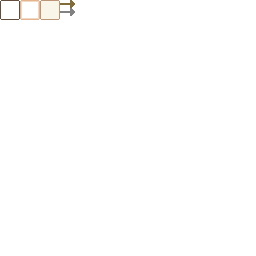
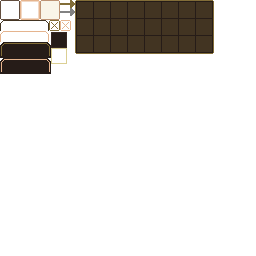
Before/after of a 256x256 layered artwork. What changed in the layer stack:
painted on "ui" over 0, 0, 214, 74
